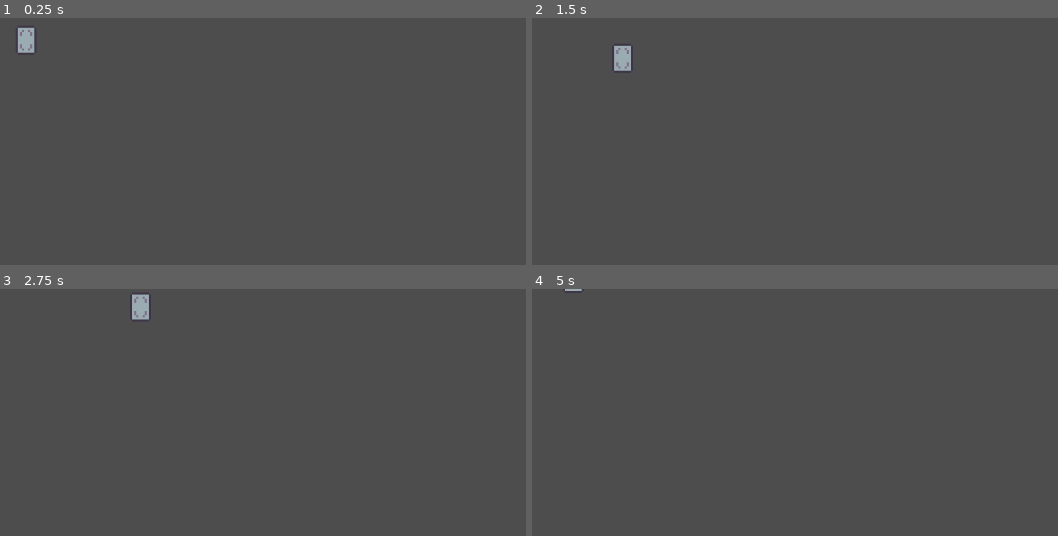
Above: before the commit, frames 1-4 (two rows, left to right).
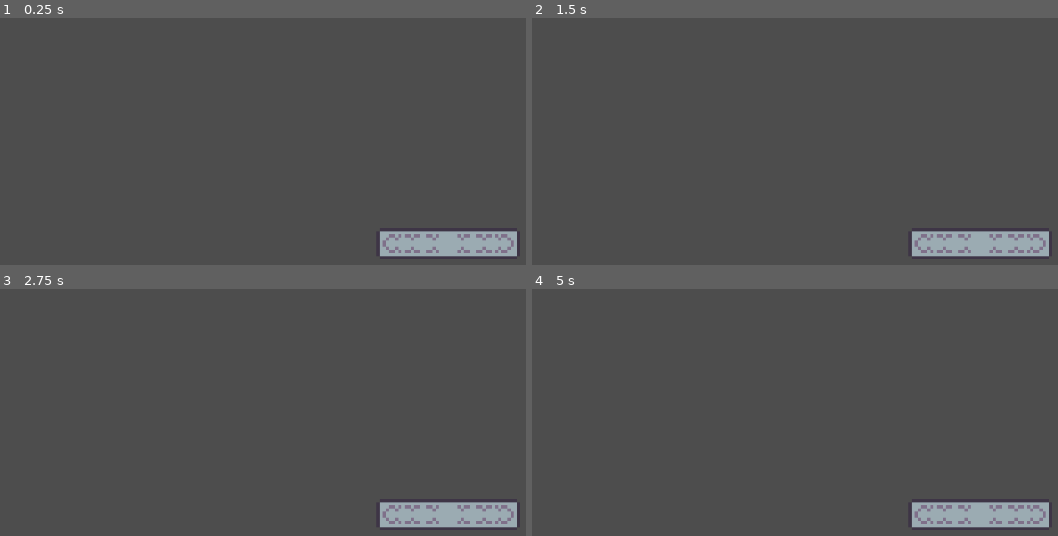
Above: after the commit, the same moments.

Repository: Hergorn/Ruin-Delver
Game: Godot game, scene res://Scenes/moveable_platform.tscn
The game is run twice, just before and just after one commit, with the same random seed, the same clock (stepped at 60 frames per second) and the same inputs. The project has no main scene, so this scene is started directly.
Inputs:
- Up to frame 1 (0.25 s): no input
- Up to frame 2 (1.5 s): hold D (RIGHT) 0.53-1.28 s; tap E (INTERACT) at 0.6, 1.35 s; hold A (LEFT) from 1.28 s (still down)
- Up to frame 3 (2.75 s): release A (LEFT) at 2.03 s; hold D (RIGHT) from 2.03 s (still down); tap E (INTERACT) at 2.1 s
- Up to frame 4 (5 s): tap E (INTERACT) at 2.85, 3.6, 4.35 s; release D (RIGHT) at 3.53 s; hold A (LEFT) from 3.53 s (still down); tap Enter at 4.25 s

The runs differ from the first frame. In frame 1, 3.1% of the frame differs, in the area x 3-99%, y 4-97%; in frame 2, 3.1%; in frame 3, 3.1%, in the area x 25-99%, y 2-97%; in frame 4, 2.8%.

Commit message:
platform pathing learned

Diff:
--- a/Scenes/moveable_platform.tscn
+++ b/Scenes/moveable_platform.tscn
@@ -2,6 +2,8 @@
 
 [ext_resource type="Texture2D" uid="uid://bet45iexm0fre" path="res://ASSETS/Tilesets/Platforms.png" id="1_ieq6h"]
 [ext_resource type="Script" uid="uid://bvd7na16m15xc" path="res://Scripts/moveable_platform.gd" id="1_n246d"]
+
+[sub_resource type="Curve2D" id="Curve2D_n246d"]
 
 [sub_resource type="AtlasTexture" id="AtlasTexture_n246d"]
 atlas = ExtResource("1_ieq6h")
@@ -31,18 +33,28 @@
 [sub_resource type="RectangleShape2D" id="RectangleShape2D_b4jbw"]
 size = Vector2(38, 26)
 
-[sub_resource type="Curve2D" id="Curve2D_n246d"]
-_data = {
-"points": PackedVector2Array(0, 0, 0, 0, 25, 20, 0, 0, 0, 0, 58, 48, 0, 0, 0, 0, 123, 58, 0, 0, 0, 0, 203, 54, 0, 0, 0, 0, 205, 9, 0, 0, 0, 0, 160, -32, 0, 0, 0, 0, 60, -15)
-}
-point_count = 7
+[node name="moveable_platform" type="Path2D" unique_id=545023247]
+curve = SubResource("Curve2D_n246d")
+script = ExtResource("1_n246d")
+length = 3
+orientation = "horizontal"
+pathOrientation = "vertical"
+pathLength = 6
+speed = 0.3
 
-[node name="moveable_platform" type="Node2D" unique_id=666881904]
-script = ExtResource("1_n246d")
-orientation = "vertical"
+[node name="PathFollow" type="PathFollow2D" parent="." unique_id=2029523150]
+rotates = false
+loop = false
+
+[node name="RemoteTransform" type="RemoteTransform2D" parent="PathFollow" unique_id=915933711]
+remote_path = NodePath("../../platformBody")
+
+[node name="platformBody" type="Node2D" parent="." unique_id=245065053]
+
+[node name="Camera2D" type="Camera2D" parent="platformBody" unique_id=200868067]
+zoom = Vector2(1.5, 1.5)
 
 [node name="hidden" type="Node2D" parent="." unique_id=846120488]
-visible = false
 
 [node name="firstPart" type="AnimatableBody2D" parent="hidden" unique_id=1262284529]
 
@@ -79,30 +91,3 @@
 
 [node name="collision" type="CollisionShape2D" parent="hidden/singlePart" unique_id=1403224502]
 shape = SubResource("RectangleShape2D_b4jbw")
-
-[node name="platformBody" type="Node2D" parent="." unique_id=500549306]
-visible = false
-
-[node name="TEST" type="Node2D" parent="." unique_id=2050648382]
-
-[node name="Path2D" type="Path2D" parent="TEST" unique_id=1282351926]
-curve = SubResource("Curve2D_n246d")
-
-[node name="PathFollow2D" type="PathFollow2D" parent="TEST/Path2D" unique_id=2029523150]
-position = Vector2(25, 20)
-rotation = -1.5707964
-rotates = false
-loop = false
-
-[node name="RemoteTransform2D" type="RemoteTransform2D" parent="TEST/Path2D/PathFollow2D" unique_id=915933711]
-remote_path = NodePath("../../../singlePart")
-
-[node name="singlePart" type="AnimatableBody2D" parent="TEST" unique_id=909673315]
-position = Vector2(25, 20)
-rotation = -1.5707964
-
-[node name="texture" type="Sprite2D" parent="TEST/singlePart" unique_id=219136686]
-texture = SubResource("AtlasTexture_hgcny")
-
-[node name="collision" type="CollisionShape2D" parent="TEST/singlePart" unique_id=1101848546]
-shape = SubResource("RectangleShape2D_b4jbw")
--- a/Scripts/moveable_platform.gd
+++ b/Scripts/moveable_platform.gd
@@ -5,6 +5,10 @@
 @export_enum("vertical", "horizontal") var orientation : String
 @export var needsSwitch : bool
 @export var id : int
+@export_enum("vertical", "horizontal") var pathOrientation : String
+@export var pathLength : int
+@export var customPath : bool
+@export var speed : float = 0.2
 
 @onready var hide : Node2D = $hidden
 @onready var platformBody : Node2D = $platformBody
@@ -12,17 +16,22 @@
 @onready var middlePart : StaticBody2D = $hidden/middlePart
 @onready var lastPart : StaticBody2D = $hidden/lastPart
 @onready var singlePart : StaticBody2D = $hidden/singlePart
-
-##testing
-@onready var pathfollow : PathFollow2D = $TEST/Path2D/PathFollow2D
-@onready var speed : float = 0.2
+@onready var pathfollow : PathFollow2D = $PathFollow
 @onready var forwardDirection = 1
-##testing
+@onready var path : Path2D = $"."
+@onready var crystal = preload("res://Scenes/crystal.tscn").instantiate()
 
 func _ready() -> void:
 	hide.visible = false
-	for child in hide.get_children(): child.position = Vector2(0,0)
+	for child in hide.get_children():
+		child.position.x = 0
+		child.position.y = 0
 	aufbau()
+	if customPath == false: createPath()
+	if needsSwitch == true: platformBody.add_child(crystal)
+
+
+
 
 func aufbau():
 	if length == 0: length = 1
@@ -40,14 +49,13 @@
 					1: newPart =  lastPart.duplicate()
 					_: newPart =  middlePart.duplicate()
 				setPartPosition(newPart, i)
-				print(newPart.position)
 				platformBody.add_child(newPart)
 
 func setPartPosition(part : StaticBody2D, i : int):
 	match orientation:
-		"horizontal": part.position.x = i * 48
+		"horizontal": part.position = Vector2 (i * 48, 0)
 		"vertical":
-			part.position.y = i * 48
+			part.position = Vector2(0, i * 48)
 			part.rotation = deg_to_rad(90.0)
 
 func _process(delta: float) -> void:
@@ -60,3 +68,10 @@
 		forwardDirection = -1
 	elif forwardDirection == -1 and pathfollow.progress_ratio == 0:
 		forwardDirection = 1
+	print(platformBody.position)
+
+func createPath():
+	for i in pathLength:
+		match pathOrientation:
+			"horizontal":  path.curve.add_point(Vector2(i*48,0))
+			"vertical": path.curve.add_point(Vector2(0,i*-48))
